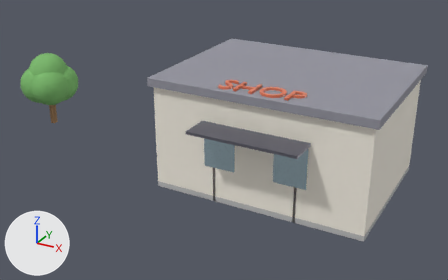
What one commit did to the glTF model output/shop_building.gltf.
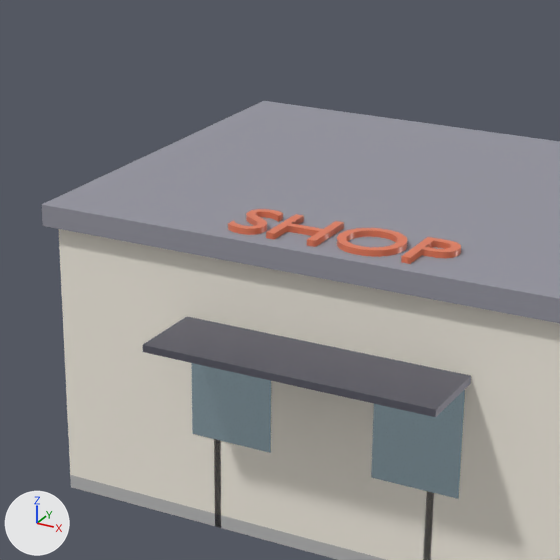
Old and new are each drawn whole from a 50 mm lens placed at (8.28, -20.15, 11.07), pointed at (-2.67, -0.24, 1.12) and again close up on the part from 29% to 77% of the width and 0% to 76% of the height. The lights are fixed; the arrows at lower left show +X, +Y and +Z. Where no turn or scale is listed for an object, it has been applied to the vertices.

Objects in the first close-up: 'Floor_1_Slab', 'Floor_1_Wall_Front', 'Floor_1_Window_Front_0', 'Floor_1_Window_Front_1', 'Shop_Building_Canopy', 'Shop_Building_Roof', 'Shop_Building_RoofText_SHOP'.
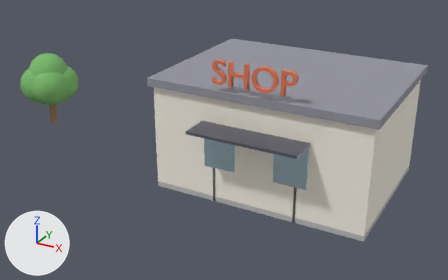
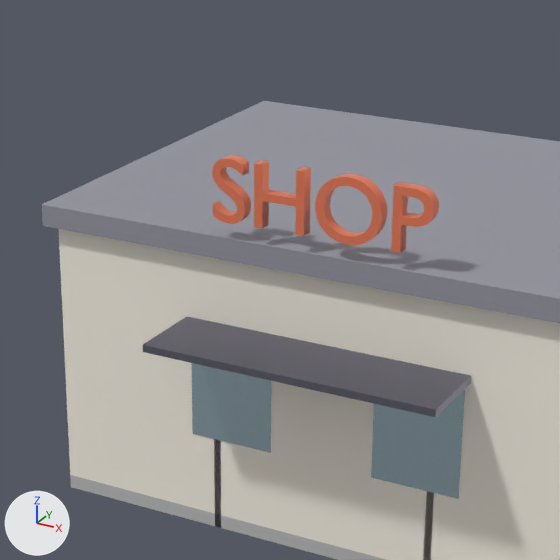
Changed parts and their boxes (x1, y1, x2, y2) in the close-ups (560 x 560 px):
'Shop_Building_RoofText_SHOP', turned
    before: (228, 209, 461, 264)
    after: (212, 155, 439, 253)

What changed in the scene script:
```text
Change ob_shop_building_rooftext_shop:
    ob_shop_building_rooftext_shop.rotation_euler: (0.0, 0.0, 0.0) -> (1.571, 0.0, 0.0)  # degrees (0, 0, 0) -> degrees (90, 0, 0)
```
